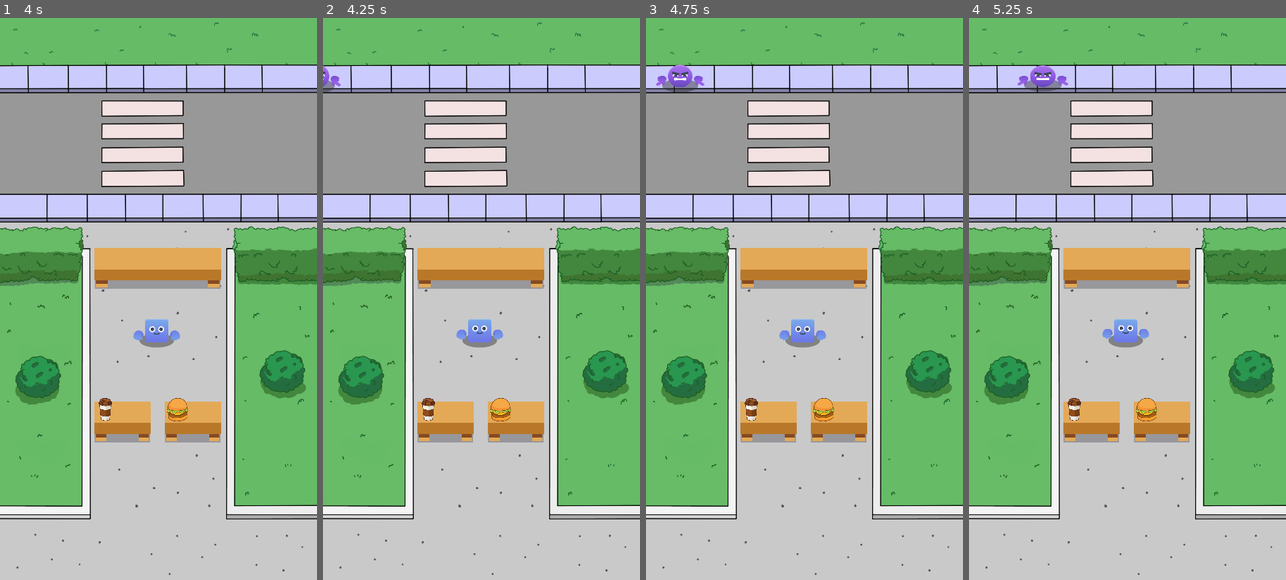
Above: before the commit, frames 1-4 (left to right).
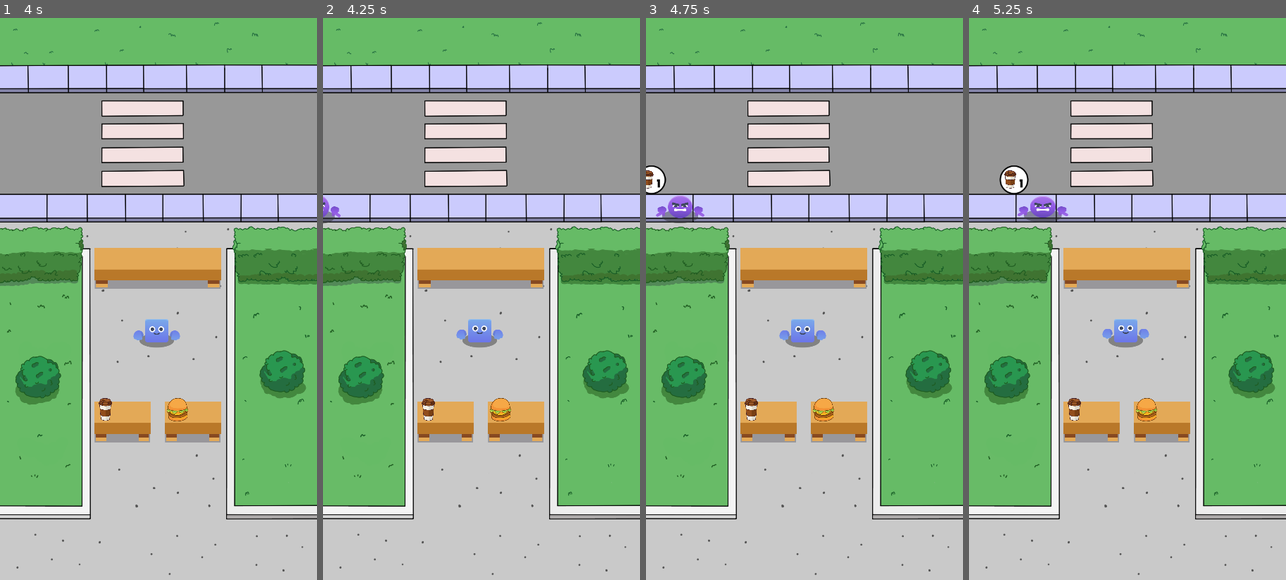
Above: after the commit, the same moments.

Repository: Khubayan/IdleFoodClone
Game: Godot game, scene res://Scenes/Game/game.tscn
Same seed, same stepped clock (60 frames per second), same inputs: the game is played once before the commit and once after it.
Inputs:
- Up to frame 1 (4 s): tap Enter at 0.5 s; tap Space at 1.25 s
- Up to frame 2 (4.25 s): no input
- Up to frame 3 (4.75 s): no input
- Up to frame 4 (5.25 s): no input

Frame 1 is identical in both runs. In frame 2, 0.3% of the frame differs, in the area x 0-6%, y 8-37%; in frame 3, 1.1%; in frame 4, 1.2%, in the area x 9-32%, y 8-37%.

Commit message:
Items using Resources

Diff:
--- /dev/null
+++ b/Data/item.gd
@@ -0,0 +1,29 @@
+extends Resource
+class_name Item
+
+
+enum  ItemType {
+	Coffee,
+	Burger
+}
+
+@export var id: String
+@export var type: ItemType
+@export var sprite: Texture2D
+
+@export_group("Cook")
+@export var cook_time: float = 10.0
+@export var cook_time_reduce_perc: float = 0.50
+
+@export_group("Upgrade")
+@export var upgrade_cost: float = 3.0
+@export var upgrade_multi: float = 1.3
+
+@export_group("Profit")
+@export var profit_cost: float = 4.0
+@export var profit_multi: float = 1.2
+
+@export_category("Levels")
+@export var max_leve: int = 75
+
+var current_level: int = 0
--- /dev/null
+++ b/Data/item_burger.tres
@@ -0,0 +1,17 @@
+[gd_resource type="Resource" script_class="Item" load_steps=3 format=3 uid="uid://cah0kcqdmmk7g"]
+
+[ext_resource type="Script" path="res://Data/item.gd" id="1_xho2r"]
+[ext_resource type="Texture2D" uid="uid://b57t06keioc6l" path="res://Idle Assets/Sprites/UI/Burger.png" id="2_xrm33"]
+
+[resource]
+script = ExtResource("1_xho2r")
+id = "Burger"
+type = 1
+sprite = ExtResource("2_xrm33")
+cook_time = 10.0
+cook_time_reduce_perc = 0.8
+upgrade_cost = 4.0
+upgrade_multi = 1.4
+profit_cost = 4.0
+profit_multi = 1.2
+max_leve = 75
--- /dev/null
+++ b/Data/item_coffe.tres
@@ -0,0 +1,17 @@
+[gd_resource type="Resource" script_class="Item" load_steps=3 format=3 uid="uid://dx7hijfjel8yy"]
+
+[ext_resource type="Script" path="res://Data/item.gd" id="1_cj07w"]
+[ext_resource type="Texture2D" uid="uid://ebghh2smc3bw" path="res://Idle Assets/Sprites/UI/Coffee.png" id="2_p3x58"]
+
+[resource]
+script = ExtResource("1_cj07w")
+id = "Coffe"
+type = 0
+sprite = ExtResource("2_p3x58")
+cook_time = 8.0
+cook_time_reduce_perc = 0.7
+upgrade_cost = 3.0
+upgrade_multi = 1.3
+profit_cost = 4.0
+profit_multi = 1.2
+max_leve = 75
--- a/Scripts/Customer/customer.gd
+++ b/Scripts/Customer/customer.gd
@@ -6,7 +6,19 @@
 @onready var hand_left: Sprite2D = %HandLeft
 @onready var hand_right: Sprite2D = %HandRight
 @onready var anim_player: AnimationPlayer = $AnimationPlayer
+@onready var item_box: Control = $ItemBox
+@onready var item_img: TextureRect = %ItemIMG
+@onready var item_label: Label = %ItemLabel
 
+var request_item: Item
+var request_quantity: int
+var current_order_status: int
+
+func init_customer(item: Item, quantity: int) -> void:
+	request_item = item
+	request_quantity = quantity
+	current_order_status = quantity
+	show_order_ui()
 
 func set_sprites(data: CustomerData) -> void:
 	body.texture = data.body
@@ -16,3 +28,8 @@
 
 func play_move_anim() -> void:
 	anim_player.play("move")
+
+func show_order_ui() -> void:
+	item_box.show()
+	item_img.texture = request_item.sprite
+	item_label.text = str(request_quantity)
--- a/Scripts/Managers/customer_manager.gd
+++ b/Scripts/Managers/customer_manager.gd
@@ -15,6 +15,10 @@
 	#Get random sprites
 	var sprite_data: CustomerData = customer_sprites.pick_random()
 	customer_instance.set_sprites(sprite_data)
+	#Get random item and quantity
+	var random_item: Item = GameManager.get_random_item()
+	var random_quantity: int = randi_range(1, 3)
+	customer_instance.init_customer(random_item, random_quantity)
 	#Get random spawn position
 	var random_spawn_pos: Marker2D = spawn_positions.pick_random()
 	customer_instance.position = random_spawn_pos.position
--- /dev/null
+++ b/autoloads/game_manager.gd
@@ -0,0 +1,8 @@
+extends Node
+
+const ITEM_BURGER = preload("res://Data/item_burger.tres")
+const ITEM_COFFE = preload("res://Data/item_coffe.tres")
+
+func get_random_item() -> Item:
+	var items: Array = [ITEM_BURGER, ITEM_COFFE]
+	return items.pick_random()
--- a/project.godot
+++ b/project.godot
@@ -15,6 +15,10 @@
 config/features=PackedStringArray("4.3", "Mobile")
 config/icon="res://icon.svg"
 
+[autoload]
+
+GameManager="*res://autoloads/game_manager.gd"
+
 [display]
 
 window/size/viewport_width=1080
